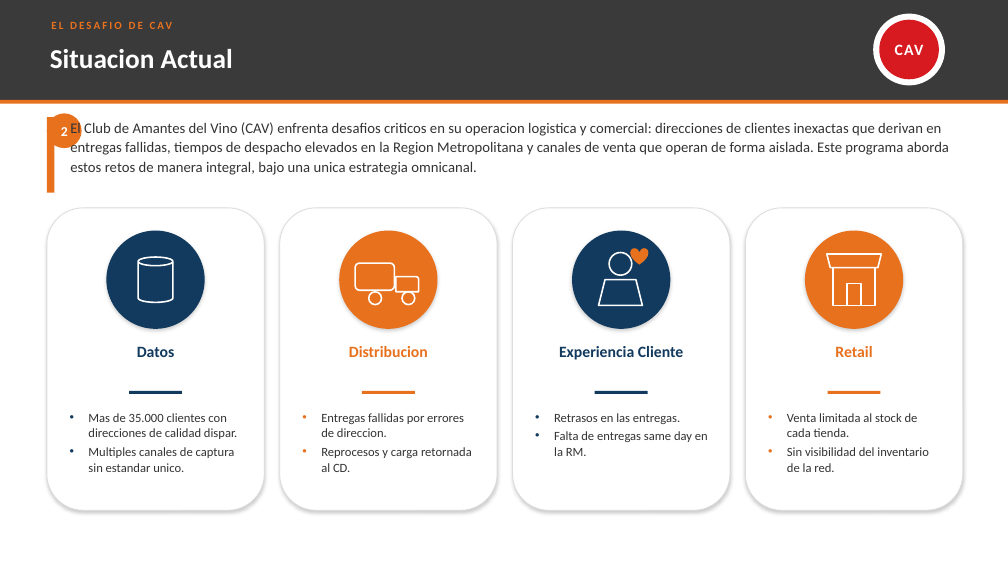
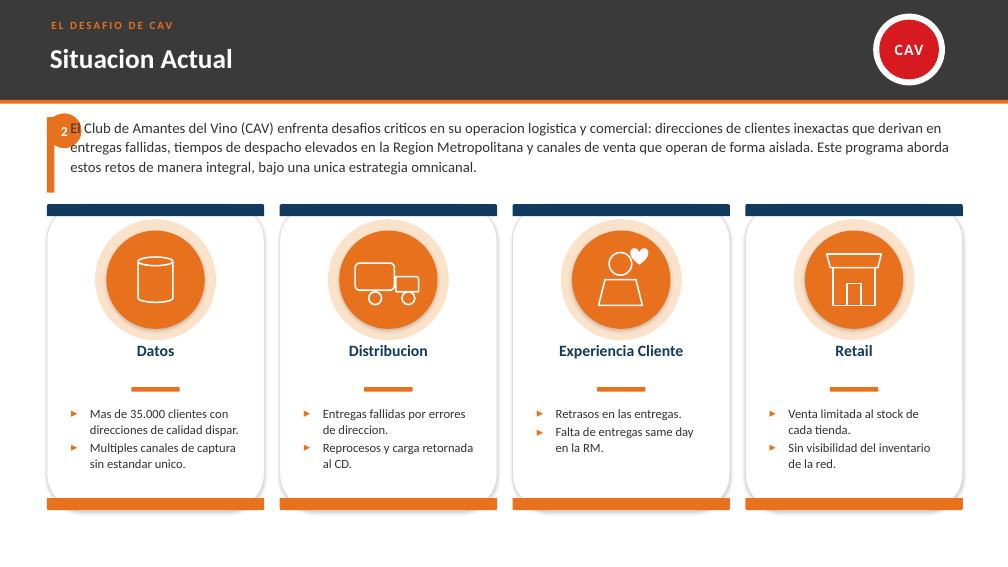
Before and after one commit to josebustamante-cpu/kiro, a slide deck: slide 2 of Transformacion_Omnicanal_Ultima_Milla.pptx. Drawn at 1008x567 pixels with LibreOffice and Linux fonts; fonts in the diff are those of the drawing. Boxes give left, top, right and bottom in pixels: in the first picture for what was removed or moved away, otherwise in the second. Text is boxed around its words. In the diff, an @@ line names an element or a change of style, - is before the commit and + after.

```diff
--- a/Transformacion_Omnicanal_Ultima_Milla.pptx
+++ b/Transformacion_Omnicanal_Ultima_Milla.pptx
@@ rounded rectangle resized from (x1=47, y1=208, x2=265, y2=510) to (x1=47, y1=204, x2=265, y2=510) @@
@@ round same rect added at (x1=47, y1=204, x2=265, y2=216), fill #123A5E @@
@@ rounded rectangle resized from (x1=280, y1=208, x2=498, y2=510) to (x1=280, y1=204, x2=498, y2=510) @@
@@ round same rect added at (x1=280, y1=204, x2=498, y2=216), fill #123A5E @@
@@ rounded rectangle resized from (x1=513, y1=208, x2=730, y2=510) to (x1=513, y1=204, x2=730, y2=510) @@
@@ round same rect added at (x1=513, y1=204, x2=730, y2=216), fill #123A5E @@
@@ rounded rectangle resized from (x1=746, y1=208, x2=963, y2=510) to (x1=746, y1=204, x2=963, y2=510) @@
@@ round same rect added at (x1=746, y1=204, x2=963, y2=216), fill #123A5E @@
@@ ellipse added at (x1=95, y1=219, x2=216, y2=340), fill #FBE2CB @@
@@ ellipse at (x1=107, y1=231, x2=205, y2=329): fill #123A5E to #E8711E @@
@@ ellipse added at (x1=328, y1=219, x2=449, y2=340), fill #FBE2CB @@
@@ ellipse added at (x1=561, y1=219, x2=682, y2=340), fill #FBE2CB @@
@@ ellipse at (x1=572, y1=231, x2=671, y2=329): fill #123A5E to #E8711E @@
@@ ellipse added at (x1=794, y1=219, x2=915, y2=340), fill #FBE2CB @@
@@ heart at (x1=631, y1=248, x2=649, y2=265): fill #E8711E to #FFFFFF @@
@@ text "Distribucion" at (x1=349, y1=345, x2=428, y2=356): text colour #E8711E to #123A5E @@
@@ text "Retail" at (x1=835, y1=345, x2=872, y2=356): text colour #E8711E to #123A5E @@
@@ rounded rectangle added at (x1=132, y1=387, x2=180, y2=392), fill #E8711E @@
@@ rounded rectangle at (x1=364, y1=387, x2=413, y2=392): rectangle to rounded rectangle @@
@@ rounded rectangle resized from (x1=362, y1=391, x2=415, y2=394) to (x1=364, y1=387, x2=413, y2=392) @@
@@ rounded rectangle added at (x1=597, y1=387, x2=646, y2=392), fill #E8711E @@
@@ rounded rectangle resized from (x1=828, y1=391, x2=881, y2=394) to (x1=830, y1=387, x2=879, y2=392) @@
@@ rounded rectangle at (x1=830, y1=387, x2=879, y2=392): rectangle to rounded rectangle @@
@@ text "Mas de 35.000 clientes con ..." at (x1=90, y1=409, x2=238, y2=468): bullet • to ▸; bullet colour #123A5E to #E8711E @@
@@ rectangle removed at (x1=129, y1=391, x2=182, y2=394) @@
@@ text "Entregas fallidas por errores de ..." at (x1=323, y1=409, x2=474, y2=468): bullet • to ▸ @@
@@ text "Retrasos en las entregas." at (x1=556, y1=409, x2=694, y2=452): bullet • to ▸; bullet colour #123A5E to #E8711E @@
@@ rectangle removed at (x1=595, y1=391, x2=648, y2=394) @@
@@ text "Venta limitada al stock de ..." at (x1=788, y1=409, x2=931, y2=468): bullet • to ▸ @@
@@ round same rect added at (x1=47, y1=498, x2=265, y2=510), fill #E8711E @@
@@ round same rect added at (x1=280, y1=498, x2=498, y2=510), fill #E8711E @@
@@ round same rect added at (x1=513, y1=498, x2=730, y2=510), fill #E8711E @@
@@ round same rect added at (x1=746, y1=498, x2=963, y2=510), fill #E8711E @@
```
Also in this commit, not shown: 1 other file.
